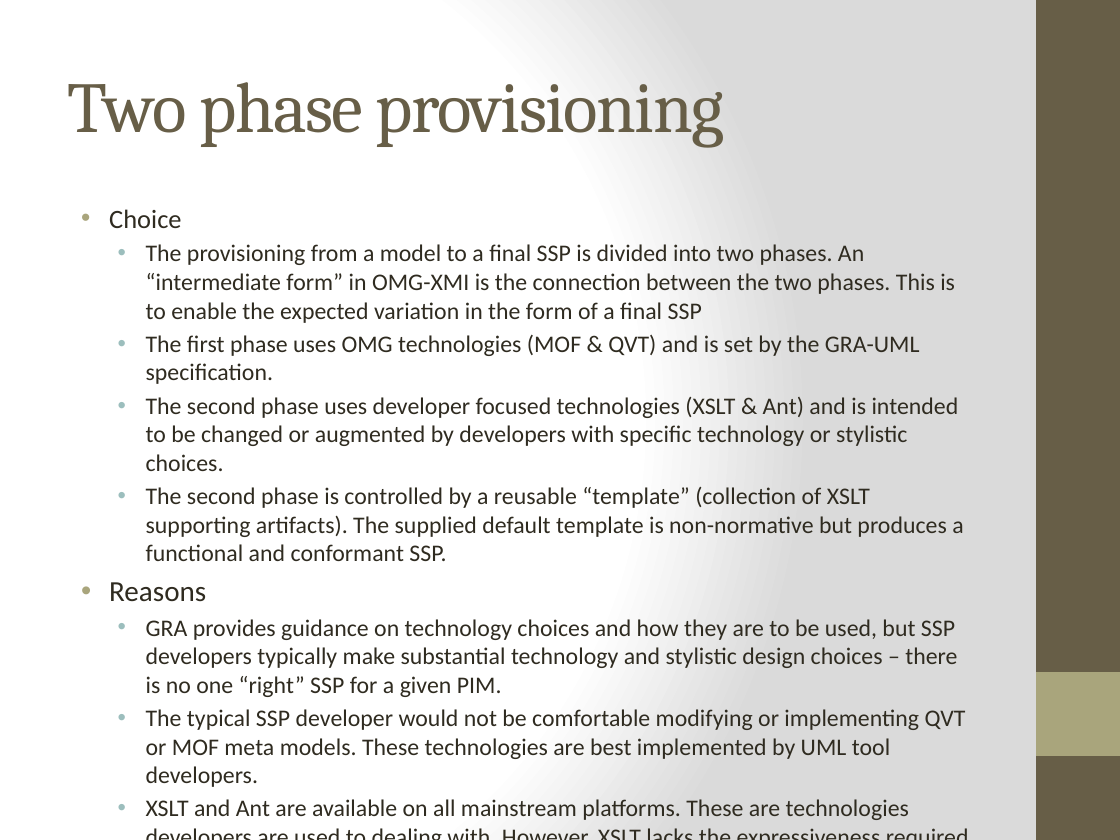
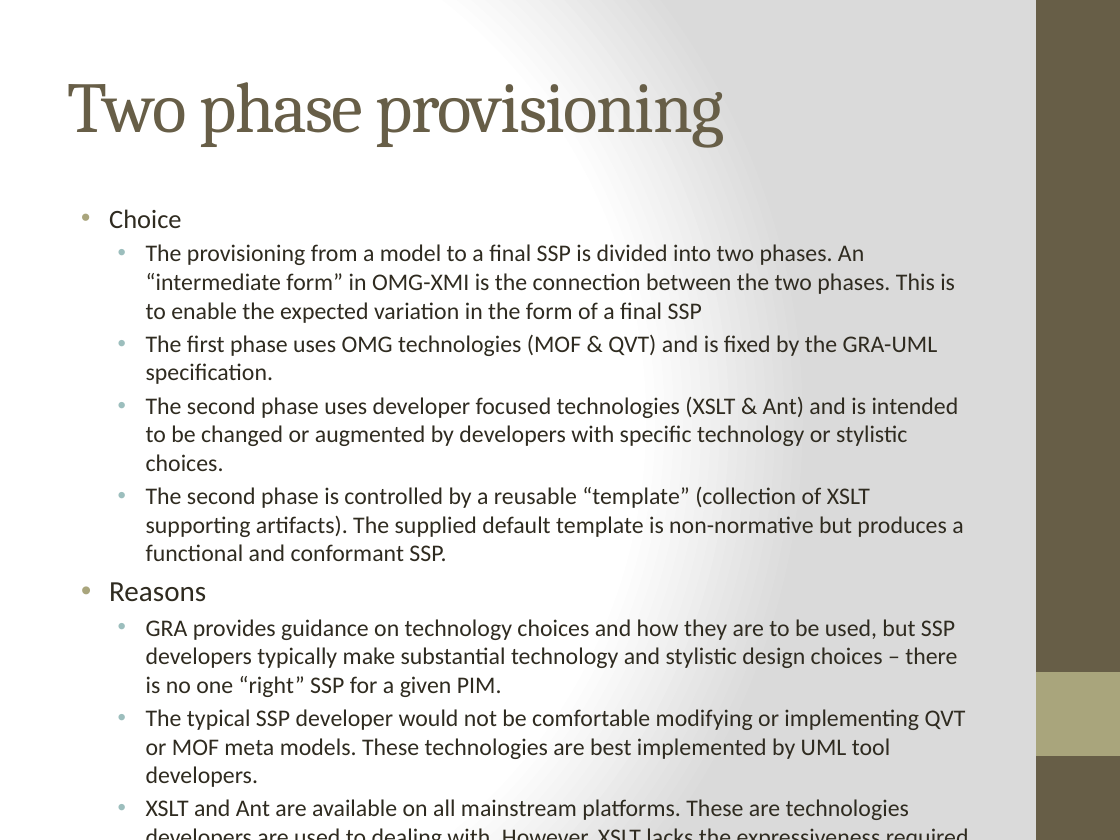
Before and after one commit to GRA-UML/specification, a slide deck: slide 10 of Discussion Documents/GRA UML OMG Initial Submission.pptx. Drawn at 1120x840 pixels with LibreOffice and Linux fonts; fonts in the diff are those of the drawing. Boxes give left, top, right and bottom in pixels: in the first picture for what was removed or moved away, otherwise in the second. Text is boxed around its words. In the diff, an @@ line names an element or a change of style, - is before the commit and + after.

```diff
--- a/Discussion Documents/GRA UML OMG Initial Submission.pptx
+++ b/Discussion Documents/GRA UML OMG Initial Submission.pptx
@@ text at <box>146,335,938,384</box>: text changed @@
-  • The first phase uses OMG technologies (MOF & QVT) and is set by the GRA-UML specification.
+  • The first phase uses OMG technologies (MOF & QVT) and is fixed by the GRA-UML specification.
```
Also in this commit, not shown: 4 other slides changed, 1 other file.
